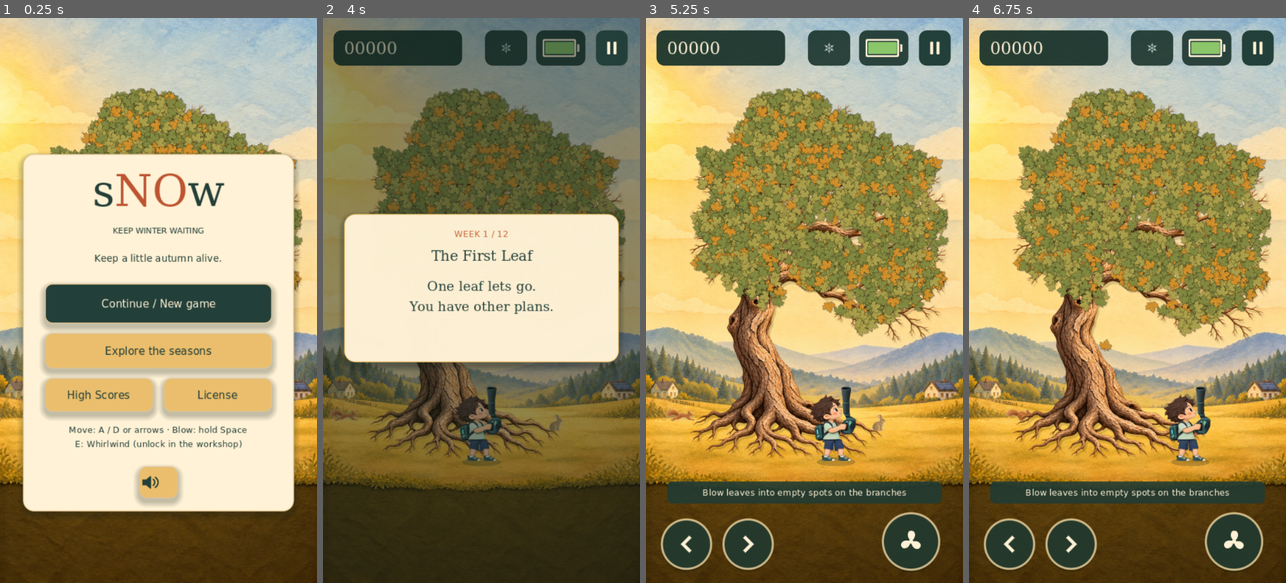
Above: before the commit, frames 1-4 (left to right).
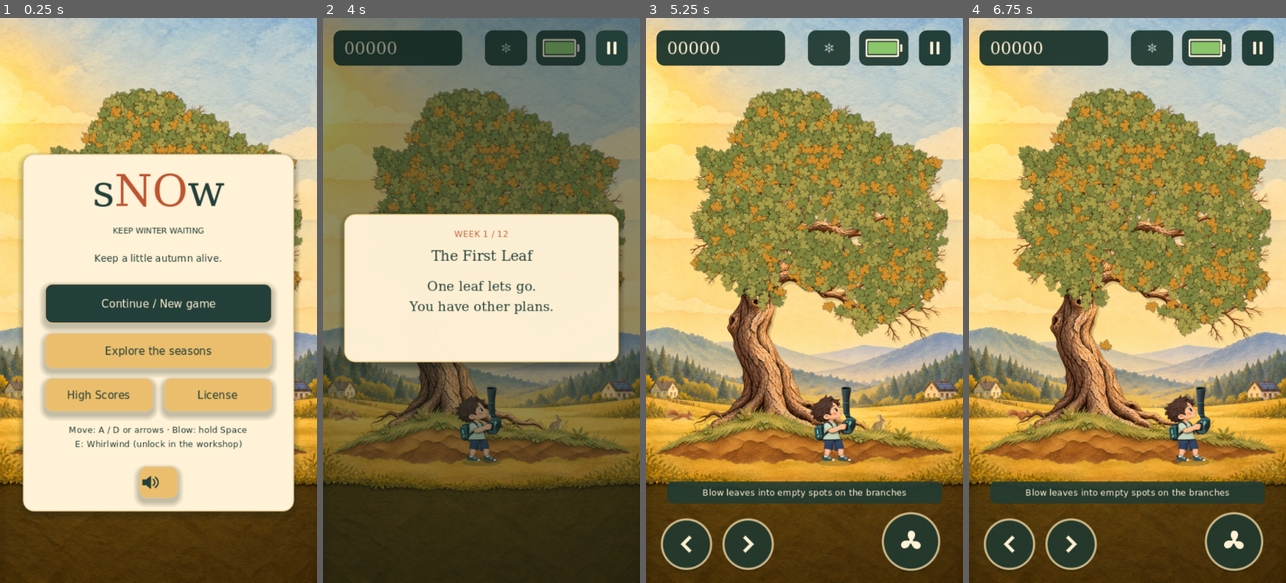
Above: after the commit, the same moments.

Repository: LostCanadian/sNOw
Game: Godot game, scene res://main.tscn
Same seed, same stepped clock (60 frames per second), same inputs: the game is played once before the commit and once after it.
Inputs (mouse positions are in pixels of both pictures, inside the frame that each line leads up to):
- Up to frame 1 (0.25 s): no input
- Up to frame 2 (4 s): click "Continue / New game" at 0.5 s; click "Back to menu" at 1.25 s; click "Continue / New game" at 2 s; click "Slot 1 · New save" at 2.75 s; click "Start week 1" at 3.5 s
- Up to frame 3 (5.25 s): tap Enter at 4.25, 4.35 s; move the mouse to (874, 272) at 4.27 s; hold D 4.28-5 s; click (874, 272) at 4.42 s; tap Space at 4.52 s; drag from (741, 328) to (788, 413) at 5.02 s
- Up to frame 4 (6.75 s): move the mouse to (1159, 176) at 5.77 s; hold D 5.78-6.5 s; tap E at 5.85 s; drag from (1111, 413) to (1032, 215) at 6.52 s

The runs differ from the first frame. In frame 1, 0.1% of the frame differs, in the area x 3-98%, y 74-78%; in frame 2, 3.6%; in frame 3, 4.6%; in frame 4, 4.7%, in the area x 3-97%, y 68-79%.

Commit message:
Plant the tree base in paper meadow cover and soften moon phases

Diff:
--- a/scripts/ambient_world.gd
+++ b/scripts/ambient_world.gd
@@ -2,6 +2,7 @@
 ## Bounded cosmetic presentation behind the playable tree. No simulation reference.
 const Profile=preload("res://scripts/world_profile.gd")
 const Wildlife=preload("res://scripts/wildlife.gd")
+const Moon=preload("res://scripts/moon.gd")
 const DAY=preload("res://assets/art/autumn_stage.png")
 const SKIES=preload("res://assets/art/weather_stages.png")
 const CLOUDS=preload("res://assets/art/winter_clouds.png")
@@ -17,6 +18,7 @@
 var animals:Node2D
 var haze:GradientTexture2D
 var beam:GradientTexture2D
+var moon:Node2D
 func _ready() -> void:
 	texture_filter=CanvasItem.TEXTURE_FILTER_LINEAR_WITH_MIPMAPS
 	show_behind_parent=true
@@ -27,6 +29,7 @@
 	beam.fill_from=Vector2(0,0);beam.fill_to=Vector2(1,0)
 	beam.gradient=Gradient.new();beam.gradient.offsets=PackedFloat32Array([0,0.25,0.5,0.75,1])
 	beam.gradient.colors=PackedColorArray([Color(1,1,1,0),Color(1,1,1,0.5),Color.WHITE,Color(1,1,1,0.5),Color(1,1,1,0)])
+	moon=Moon.new();add_child(moon)
 	animals=Wildlife.new();animals.world=self;add_child(animals)
 func configure(campaign_id:String,week:int) -> void:
 	var next:="%s:%d"%[campaign_id,week]
@@ -36,6 +39,7 @@
 func advance(dt:float,paused:bool,soft:bool,won:bool,lost:bool,pressure:float,blowing:=false,player_x:=180.0) -> void:
 	if paused:return
 	reduced=soft;victory=won;winter=lost;cold=pressure
+	moon.refresh(profile,won)
 	clock+=dt
 	if profile.time=="night" and blowing and absf(player_x-55)<22 and clock>=reaction_ready and not soft:
 		reaction_until=clock+0.65;reaction_ready=clock+12
@@ -105,14 +109,7 @@
 		var p:=Vector2(fmod(i*97.3+32,360),70+fmod(i*37.7,140))
 		var dim:=0.30 if profile.weather=="storm" else 0.60
 		draw_circle(p,0.45 if i%3 else 0.8,Color(0.85,0.9,1,dim))
-	var moon:Vector2=profile.sun
-	for i in range(5,0,-1):draw_circle(moon,8+i*3,Color(0.8,0.86,1,0.012))
-	draw_circle(moon,8,Color("e3e4d2"))
-	var phase:int=profile.moon
-	if phase!=0:
-		var side:=1.0 if phase<4 else -1.0
-		var offset:=2.0+absf(4-phase)*1.3
-		draw_circle(moon+Vector2(side*offset,-1).rotated(profile.moon_turn),7.8,Color("1c345a"))
+	draw_texture_rect(haze,Rect2(profile.sun-Vector2(28,28),Vector2(56,56)),false,Color(0.8,0.86,1,0.08))
 func draw_rays() -> void:
 	var sun:Vector2=Vector2(78,90) if victory else profile.sun
 	var strength:float=(0.18 if victory else 0.11)*clampf(1-cold*1.2,0,1)
--- a/scripts/main.gd
+++ b/scripts/main.gd
@@ -3,6 +3,7 @@
 
 const SPEAKER_ICON = preload("res://assets/art/speaker.svg")
 const AmbientWorld = preload("res://scripts/ambient_world.gd")
+const RootMeadow = preload("res://scripts/root_meadow.gd")
 const AudioDirector = preload("res://scripts/audio_director.gd")
 const LeafBatch = preload("res://scripts/leaf_batch.gd")
 const LeafLayer = preload("res://scripts/leaf_layer.gd")
@@ -166,6 +167,8 @@
 	var tree_layer:=Node2D.new();tree_layer.z_index=-2
 	tree_layer.draw.connect(func():draw_trees(tree_layer))
 	add_child(tree_layer);scenery_layers.append(tree_layer)
+	var meadow:=RootMeadow.new();meadow.world=world;meadow.z_index=-2
+	add_child(meadow);scenery_layers.append(meadow)
 	for lane in [1,0,3,2]:
 		var layer:=LeafLayer.new();layer.game=self;layer.lane=lane
 		layer.z_index=-1 if lane<2 else 0
--- /dev/null
+++ b/scripts/moon.gd
@@ -0,0 +1,15 @@
+extends Node2D
+## Smooth paper moon: both the circular edge and terminator use pixel derivatives.
+const PAPER=preload("res://assets/art/paper_leaf.png")
+const MOON_SHADER=preload("res://scripts/moon.gdshader")
+var ink:ShaderMaterial
+func _ready() -> void:
+	ink=ShaderMaterial.new();ink.shader=MOON_SHADER;material=ink
+func refresh(profile:Dictionary,won:bool) -> void:
+	visible=profile.time=="night" and not won
+	position=profile.sun;rotation=profile.moon_turn
+	ink.set_shader_parameter("cloud_dimming",0.58 if profile.weather=="storm" else 1.0)
+	ink.set_shader_parameter("phase_angle",float(profile.moon)*TAU/8)
+	queue_redraw()
+func _draw() -> void:
+	draw_texture_rect(PAPER,Rect2(-10,-10,20,20),false)
--- /dev/null
+++ b/scripts/moon.gdshader
@@ -0,0 +1,17 @@
+shader_type canvas_item;
+render_mode unshaded;
+uniform float phase_angle = 0.0;
+uniform float cloud_dimming = 1.0;
+void fragment() {
+	vec2 p=(UV-vec2(0.5))*(2.0/0.9);
+	float radius=length(p);
+	float edge=max(fwidth(radius),0.001);
+	float silhouette=1.0-smoothstep(1.0-edge,1.0+edge,radius);
+	vec3 normal=vec3(p,sqrt(max(0.0,1.0-dot(p,p))));
+	vec3 sunlight=vec3(sin(phase_angle),0.0,cos(phase_angle));
+	float lit=smoothstep(-0.04,0.04,dot(normal,sunlight));
+	// Sample the paper sprite's opaque interior for subtle lunar paper fibres.
+	float grain=dot(texture(TEXTURE,vec2(0.40,0.25)+UV*0.16).rgb,vec3(0.333333));
+	vec3 paper=vec3(0.88,0.91,0.84)*(0.87+grain*0.13);
+	COLOR=vec4(mix(vec3(0.20,0.30,0.45),paper,lit),silhouette*(0.08+lit*0.92)*cloud_dimming);
+}
--- /dev/null
+++ b/scripts/root_meadow.gd
@@ -0,0 +1,17 @@
+extends Node2D
+## Grass and a low paper soil bank cover the ends of the existing root painting.
+const ART=preload("res://assets/art/root_meadow.png")
+const REGION=preload("res://scripts/root_meadow_region.gd").RECT
+const WIDTH:=340.0
+var world
+static func cover_rect() -> Rect2:
+	var height:=68.0
+	return Rect2(10,506-height,WIDTH,height)
+func _draw() -> void:
+	var tint:=Color.WHITE
+	if world!=null and not world.victory:
+		if world.profile.time=="night":tint=Color(0.56,0.68,0.81)
+		elif world.profile.time=="dusk":tint=Color(0.92,0.80,0.76)
+		elif world.profile.weather in ["rain","storm"]:tint=Color(0.80,0.89,0.88)
+		if world.winter:tint=tint.lerp(Color(0.70,0.80,0.82),0.4)
+	draw_texture_rect_region(ART,cover_rect(),REGION,tint)
--- /dev/null
+++ b/scripts/root_meadow_region.gd
@@ -0,0 +1,3 @@
+extends RefCounted
+## Solid silhouette bounds; original PNG pixels are unchanged.
+const RECT:=Rect2(18,291,2134,332)
Binary file added: assets/art/root_meadow.png
Not shown, added: assets/art/root_meadow.png.import
Binary file added: docs/images/planted-roots.png
Not shown, added: scripts/moon.gd.uid
Not shown, added: scripts/moon.gdshader.uid
Not shown, added: scripts/root_meadow.gd.uid
Not shown, added: scripts/root_meadow_region.gd.uid
Not shown, changed: assets/ASSET_MANIFEST.md
Not shown, changed: docs/BETA_POLISH.md
